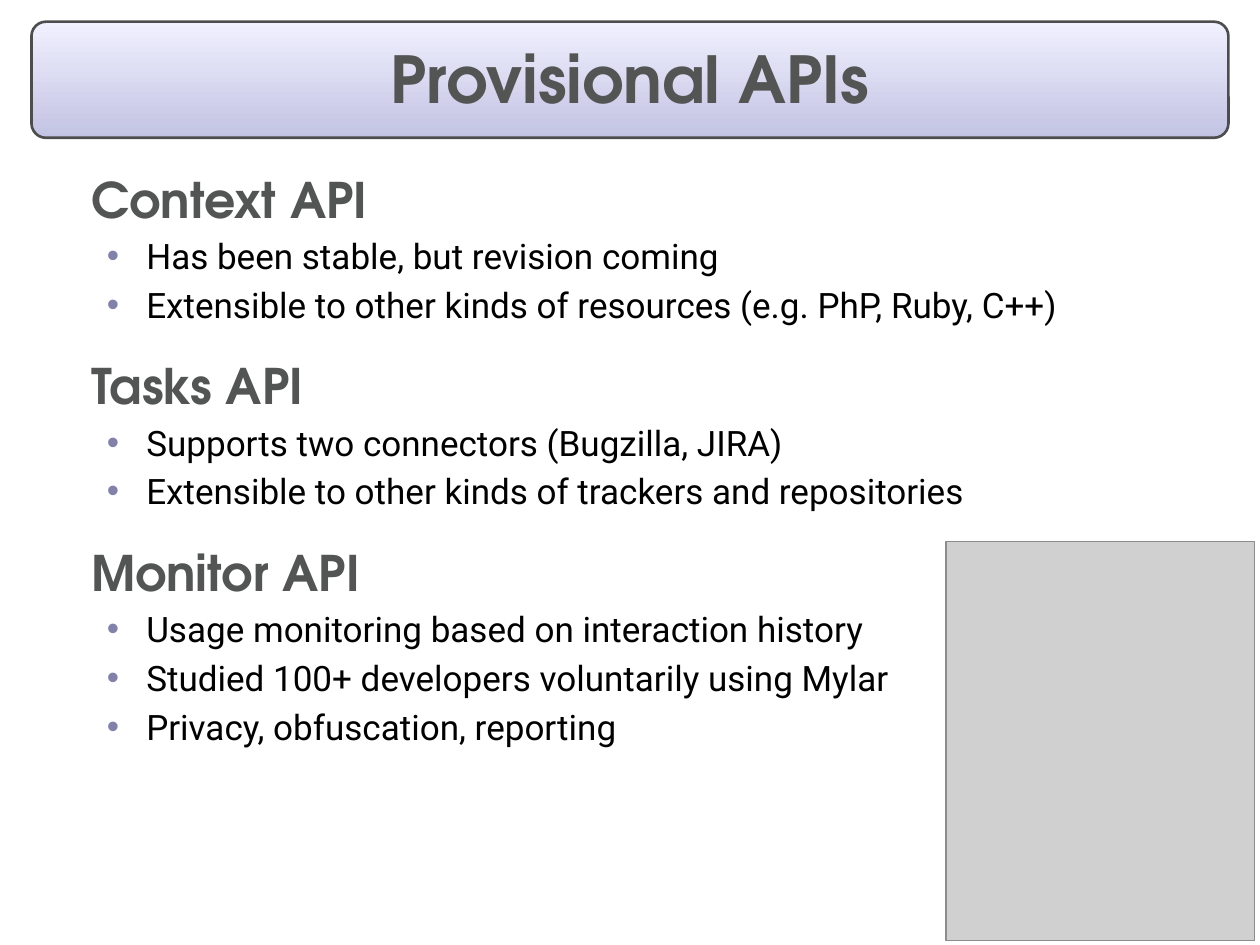
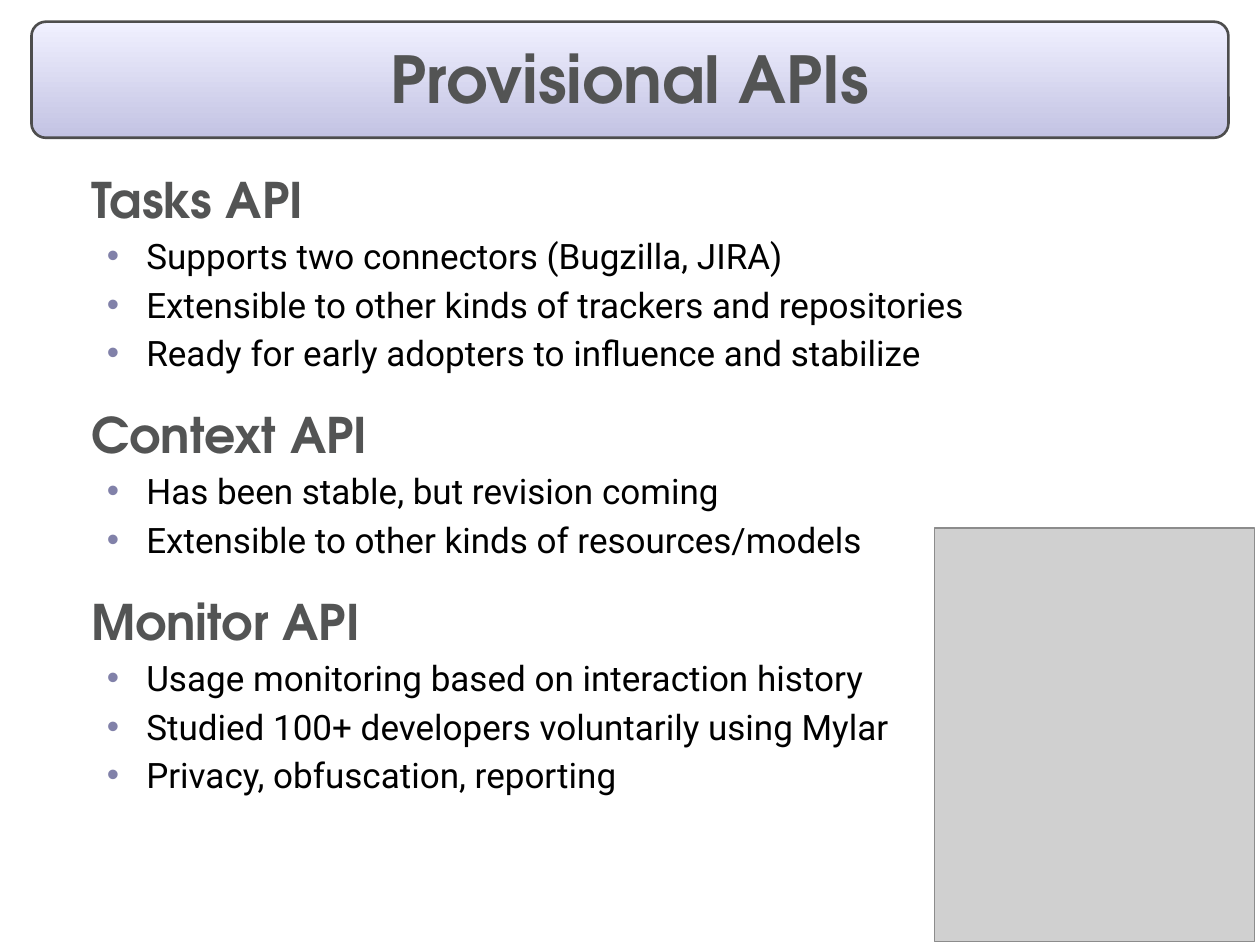
Before and after one commit to eclipse-mylyn/mylyn-website, a slide deck: slide 18 of publications/2006-03-mylar-eclipsecon-2.ppt (slide 19 before the commit). Drawn at 1260x945 pixels with LibreOffice and Linux fonts; fonts in the diff are those of the drawing; grey boxes stand for pictures. Boxes give left, top, right and bottom in pixels: in the first picture for what was removed or moved away, otherwise in the second. Text is boxed around its words. In the diff, an @@ line names an element or a change of style, - is before the commit and + after.

```diff
--- a/publications/2006-03-mylar-eclipsecon-2.ppt
+++ b/publications/2006-03-mylar-eclipsecon-2.ppt
@@ text at (91,181,1057,326): paragraphs removed @@
-  Context API
-  • Has been stable, but revision coming
-  • Extensible to other kinds of resources (e.g. PhP, Ruby, C++)
@@ text at (91,339,921,555): paragraphs added @@
+  • Ready for early adopters to influence and stabilize
+  Context API
+  • Has been stable, but revision coming
+  • Extensible to other kinds of resources/models
@@ picture: place and size @@
-picture at (946,542,1255,941)
+picture at (935,528,1255,941)
```
Also in this commit, not shown: 13 other slides changed, 1 slide added, 2 slides removed, 1 other file.
